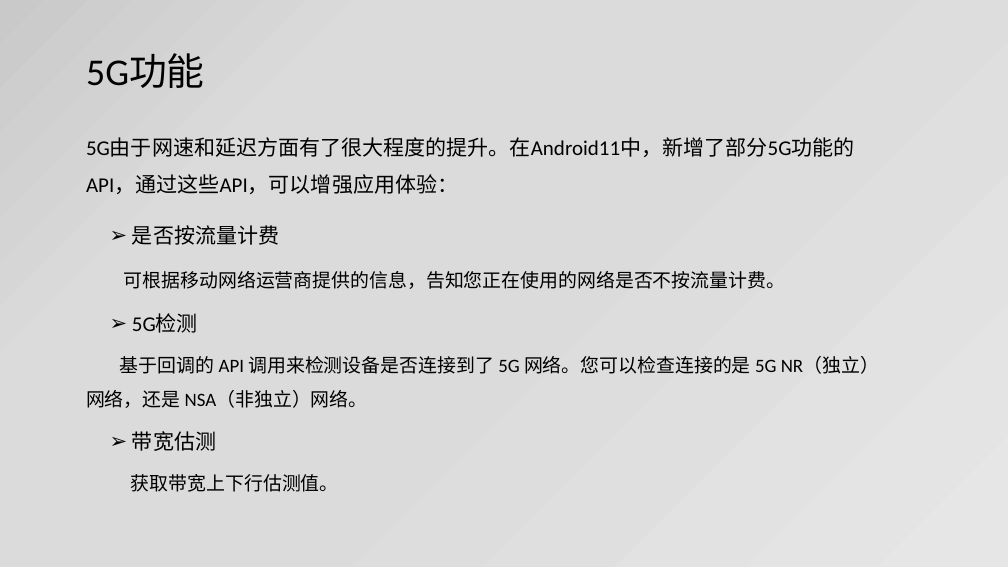
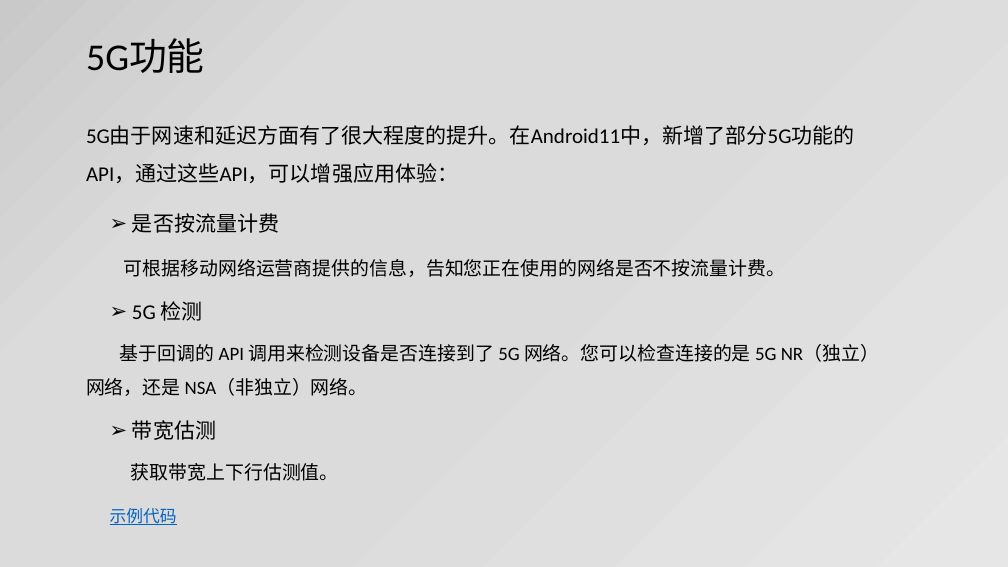
Before and after one commit to jianjunxiao/Adaptation, a slide deck: slide 33 of Android10、11适配.pptx. Drawn at 1008x567 pixels with LibreOffice and Linux fonts; fonts in the diff are those of the drawing. Boxes give left, top, right and bottom in pixels: in the first picture for what was removed or moved away, otherwise in the second. Text is boxed around its words. In the diff, an @@ line names an element or a change of style, - is before the commit and + after.

```diff
--- a/Android10、11适配.pptx
+++ b/Android10、11适配.pptx
@@ title "5G功能" moved from (x1=86, y1=53, x2=205, y2=88) to (x1=86, y1=39, x2=205, y2=73) @@
@@ text "5G由于网速和延迟方面有了很大程度的提升。在Android11中，新增了部分5G功能的API，通过这些API，可以增强应 ..." moved from (x1=86, y1=137, x2=879, y2=492) to (x1=86, y1=125, x2=879, y2=525) @@
@@ text at (x1=132, y1=301, x2=203, y2=321): spaces changed @@
-➢ 5G检测
+➢ 5G 检测
@@ text at (x1=110, y1=508, x2=177, y2=525): paragraph added @@
+示例代码
```
Also in this commit, not shown: 7 other slides changed.
